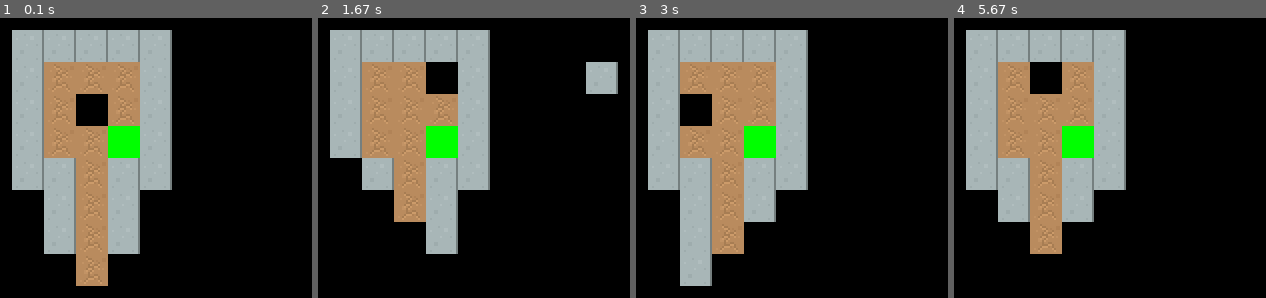
Above: before the commit, frames 1-4 (left to right).
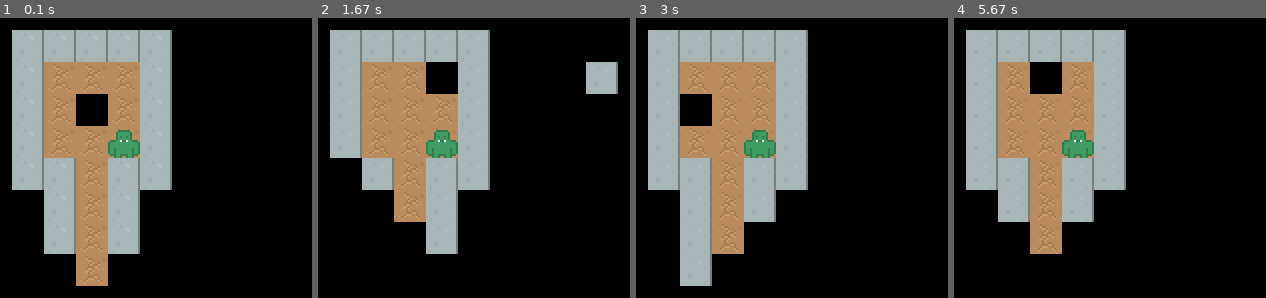
Above: after the commit, the same moments.

Repository: cmkemp52/Roguelike-Pygame2
Game: pygame game, started from main.py
Same seed, same stepped clock (60 frames per second), same inputs: the game is played once before the commit and once after it.
Inputs:
- Up to frame 1 (0.1 s): no input
- Up to frame 2 (1.67 s): hold Right 0.33-0.8 s; hold Up 0.83-1.13 s
- Up to frame 3 (3 s): hold Left 1.67-2.2 s; hold Down 2.23-2.53 s; hold Left 2.57-2.97 s
- Up to frame 4 (5.67 s): hold Up 3-3.37 s; hold Right 3.4-4.03 s; hold Down 4.07-4.43 s; hold Left 4.47-4.93 s; hold Right 4.97-5.43 s; hold Up from 5.47 s (still down)

The runs differ from the first frame. In frame 1, 1.2% of the frame differs, in the area x 34-45%, y 38-50%; in frame 2, 1.2%; in frame 3, 1.2%; in frame 4, 1.2%.

Commit message:
added goblin graphics

Diff:
--- a/classes.py
+++ b/classes.py
@@ -10,6 +10,7 @@
 game_folder = os.path.dirname(__file__)
 img_folder = os.path.join(game_folder, 'img')
 spritesheet = pygame.image.load(os.path.join(img_folder, 'backgroundsheet.png'))
+charsheet = pygame.image.load(os.path.join(img_folder, 'characters.png'))
 BLACK = (0, 0, 0) #hex value of black
 GREEN = (0, 255, 0) #hex value of green
 
@@ -179,6 +180,9 @@
         self.name = "goblin"
         self.loc = loc
         self.enemysetup()
+    def sighted(self):
+        self.image.blit(spritesheet, (0,0), (x17(10),x17(8),16,16))
+        self.image.blit(charsheet, (0,0), (0,x17(3),16,16))
 
 def floorcreation():
     #deletes old floor
Binary file added: img/characters.png
